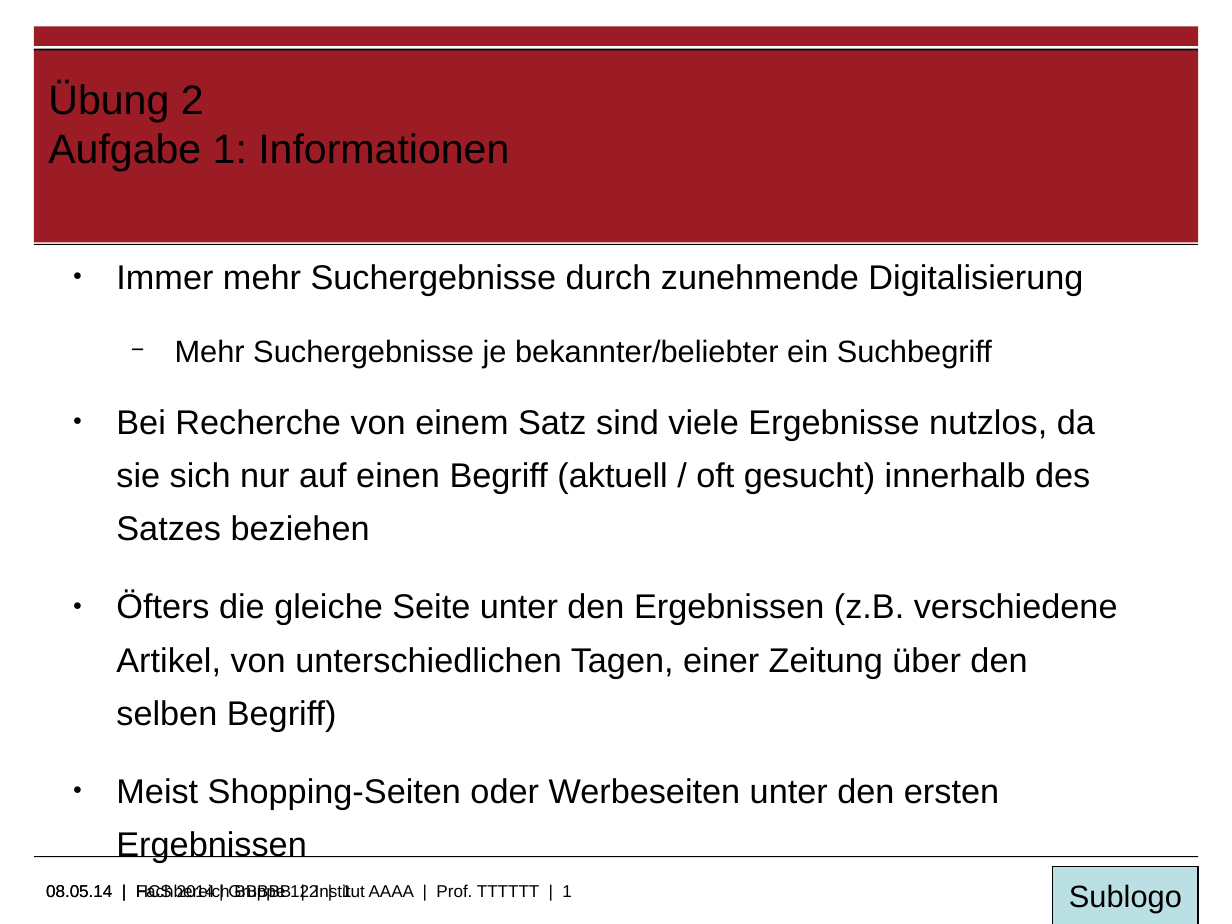
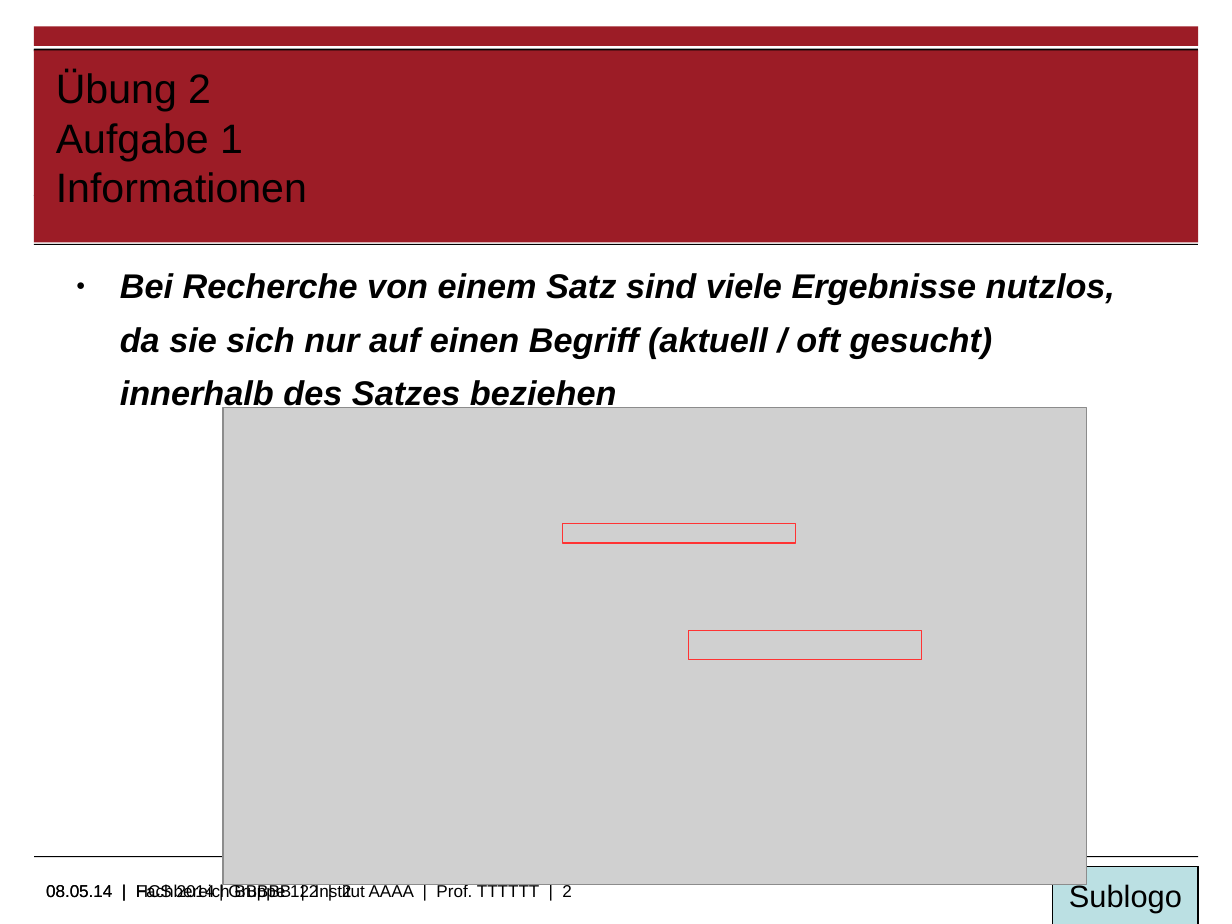
Before and after one commit to RybienSin/hcs, a slide deck: slide 2 of 2/Übung_2-1u4.odp (slide 1 before the commit). Drawn at 1232x924 pixels with LibreOffice and Linux fonts; fonts in the diff are those of the drawing; grey boxes stand for pictures; background and template pictures are left out. Boxes give left, top, right and bottom in pixels: in the first picture for what was removed or moved away, otherwise in the second. Text is boxed around its words. In the diff, an @@ line names an element or a change of style, - is before the commit and + after.

Commit message:
Aufgabe 1 Update

```diff
--- a/2/Übung_2-1u4.odp
+++ b/2/Übung_2-1u4.odp
@@ title at [56,71,307,203]: text changed @@
-Übung 2
-Aufgabe 1: Informationen
+Übung 2
+Aufgabe 1
+Informationen
@@ text "Bei Recherche von einem Satz ...": place and size @@
-text "Bei Recherche von einem Satz ..." at [116,264,1118,809]
+text "Bei Recherche von einem Satz ..." at [120,273,1115,412]
@@ text "Bei Recherche von einem Satz ..." at [120,273,1115,412]: bold on, italic on @@
@@ text at [116,264,1083,367]: paragraphs removed @@
-● Immer mehr Suchergebnisse durch zunehmende Digitalisierung
-  − Mehr Suchergebnisse je bekannter/beliebter ein Suchbegriff
@@ picture added at [223,408,1087,885] @@
@@ rectangle added at [563,524,796,543], outline #FF3333 0.79 pt @@
@@ text at [116,591,1118,809]: paragraphs removed @@
-● Öfters die gleiche Seite unter den Ergebnissen (z.B. verschiedene Artikel, von unterschiedlichen Tagen, einer Zeitung über den selben Begriff)
-● Meist Shopping-Seiten oder Werbeseiten unter den ersten Ergebnissen
@@ rectangle added at [689,631,922,660], outline #FF3333 0.79 pt @@
@@ text at [46,883,572,901]: text changed @@
-08.05.14 | Fachbereich BBBBB | Institut AAAA | Prof. TTTTTT | 1
+08.05.14 | Fachbereich BBBBB | Institut AAAA | Prof. TTTTTT | 2
@@ text at [136,883,352,901]: text changed @@
-08.05.14 | HCS 2014 | Gruppe 122 | 1
+08.05.14 | HCS 2014 | Gruppe 122 | 2
```
Also in this commit, not shown: 1 other slide changed, 4 slides added, 1 other file.
